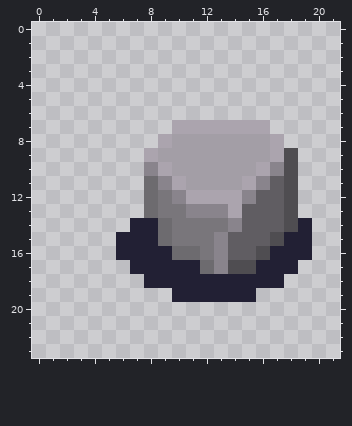
File history of a pixel-art sprite, GameFiles/item_icons/Rock.png. The picture above was drawn from the file before the commit.
The file is 22x24 pixels. The old version is drawn lined up with the new one.
And afterwards:
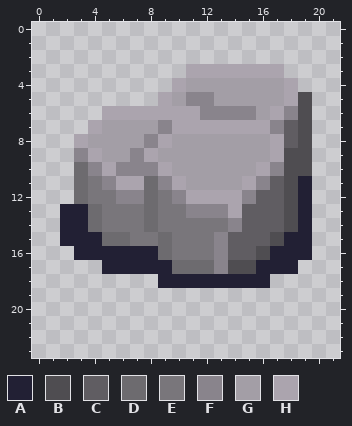
Palette (. is transparent): A #222034  B #4f4d51  C #605d62  D #6d6b6f  E #79767b  F #89848c  G #a39ea6  H #aba4ae
Diff:
whole drawing moved by +2,+2 (the old picture is shown already moved)
Changed rows in their new state; - is an unchanged pixel.
first column x 2:
 3 ---------HHHHHHH--
 4 --------HGGGGGGGH-
 5 -------HGFFGGGGGHB
 6 ---HHHHHHHFFFFGHFB
 7 --HGGGGF-------FCB
 8 -HGGGGF---------CB
 9 -FHGGF-----------B
10 -DFHFF-----------B
11 -DEFHH-----------A
12 -DEEFF-----------A
13 AADEEE-----------A
14 AADEEEDE----------
15 AAADDEE-----------
16 -AAA---DEE--------
17 ---AA---DD--------
18 ------.--------.--
19 --------......----
Changed places in both pictures, as pixel boxes (x1, y1, x2, y2):
changed: (60, 64, 312, 302)
